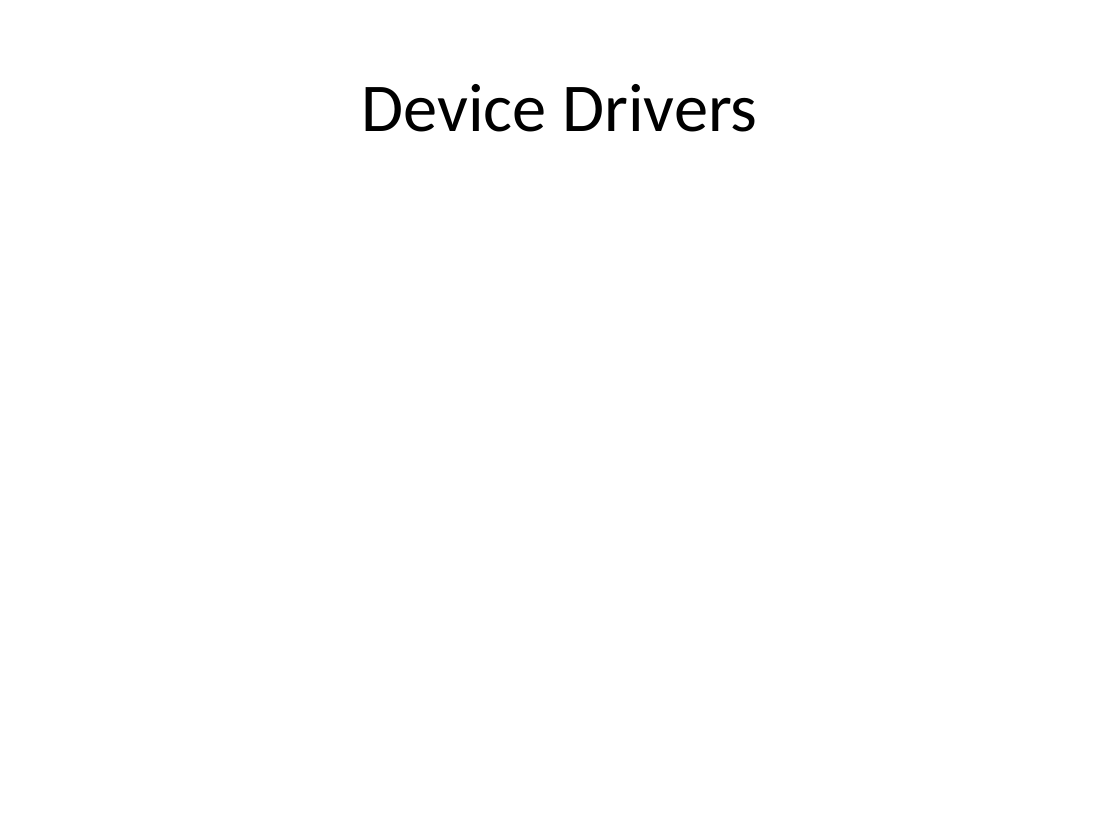
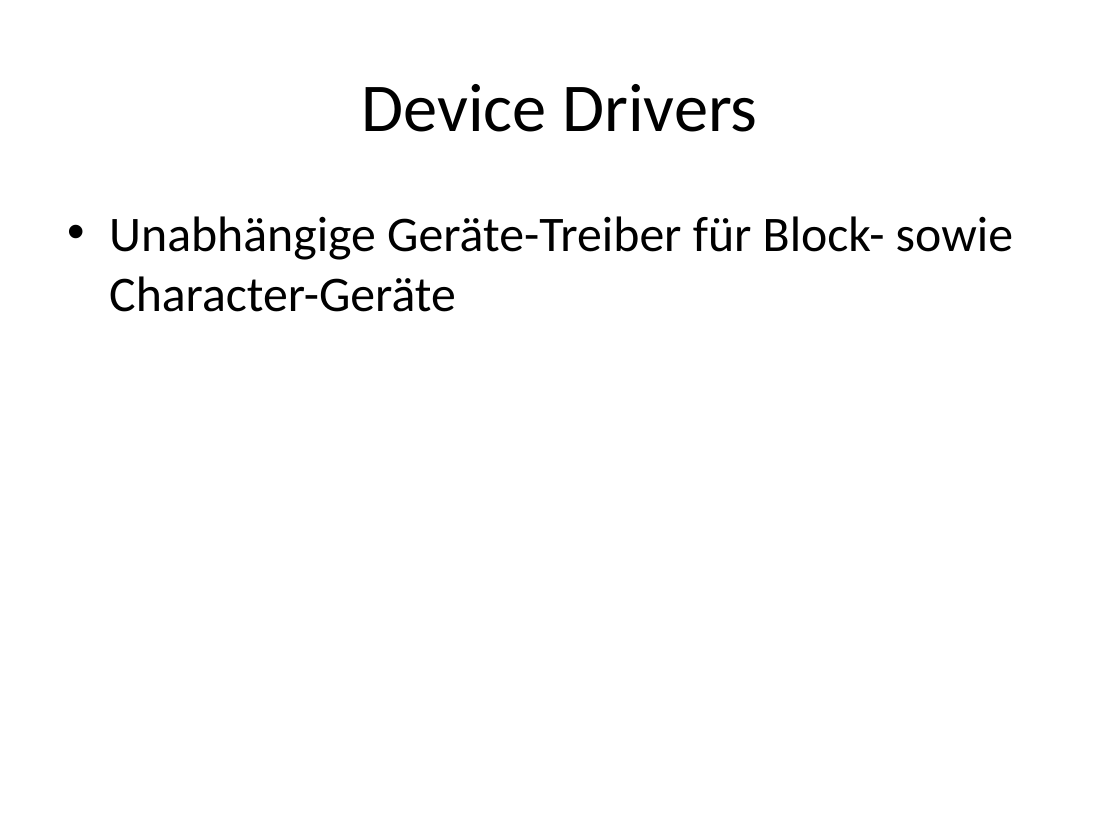
Before and after one commit to ramsondon/ottos, a slide deck: slide 17 of presentation/presentation.pptx (slide 14 before the commit). Drawn at 1120x840 pixels with LibreOffice and Linux fonts; fonts in the diff are those of the drawing. Boxes give left, top, right and bottom in pixels: in the first picture for what was removed or moved away, otherwise in the second. Text is boxed around its words. In the diff, an @@ line names an element or a change of style, - is before the commit and + after.

```diff
--- a/presentation/presentation.pptx
+++ b/presentation/presentation.pptx
@@ text added at [109,216,1013,312], 32 pt, text #000000 @@
+• Unabhängige Geräte-Treiber für Block- sowie Character-Geräte
```
Also in this commit, not shown: 3 other slides changed, 6 slides added, 1 slide removed.
